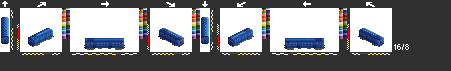
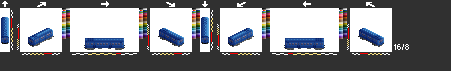
Two versions of the same layered image (451px x 71px). Layer-by-layer changes:
painted on "mq" over <box>41,33,371,41</box>
